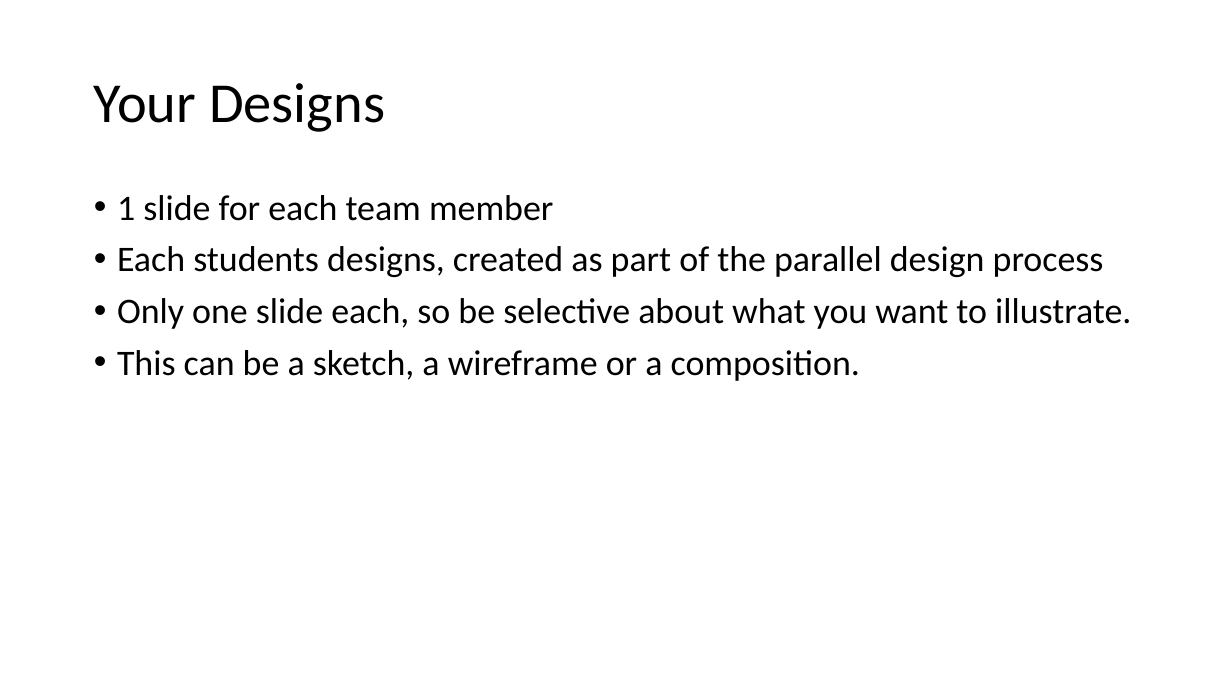
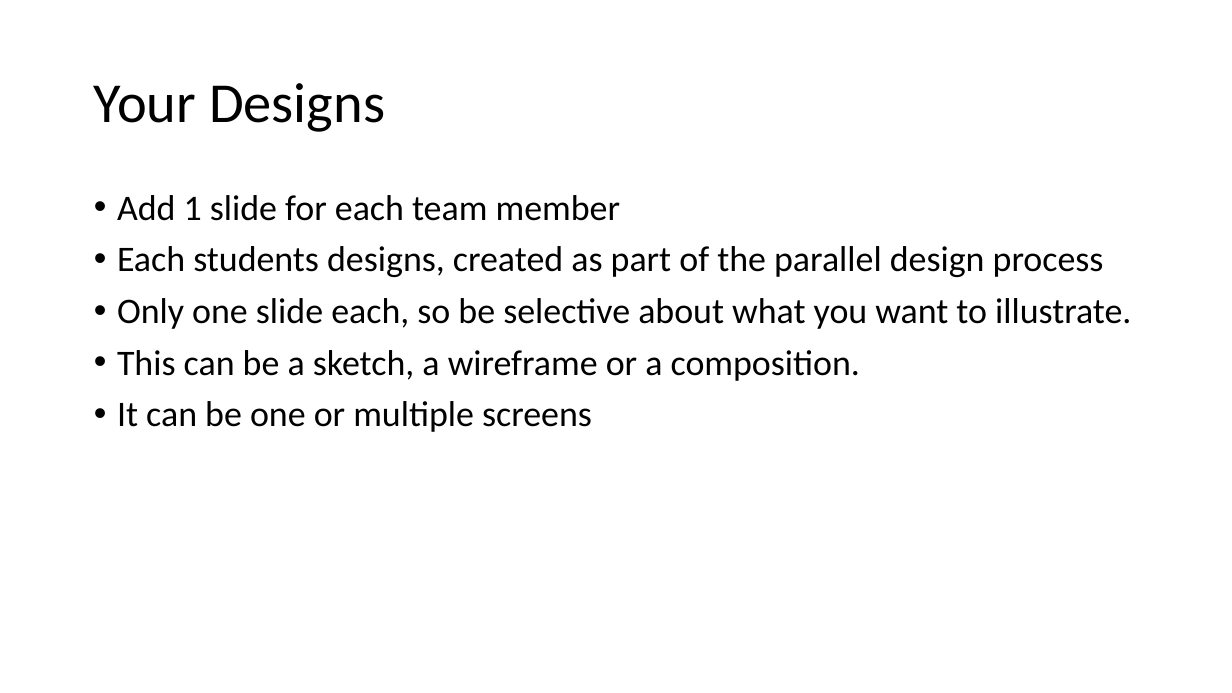
Before and after one commit to GeorgeGray97/level5-portfolio, a slide deck: slide 5 of templates/template_sp3_presentation.pptx. Drawn at 1232x693 pixels with LibreOffice and Linux fonts; fonts in the diff are those of the drawing. Boxes give left, top, right and bottom in pixels: in the first picture for what was removed or moved away, otherwise in the second. Text is boxed around its words. In the diff, an @@ line names an element or a change of style, - is before the commit and + after.

```diff
--- a/templates/template_sp3_presentation.pptx
+++ b/templates/template_sp3_presentation.pptx
@@ text at (117, 195, 620, 221): text changed @@
-• 1 slide for each team member
+• Add 1 slide for each team member
@@ text at (117, 401, 592, 432): paragraph added @@
+• It can be one or multiple screens
```
Also in this commit, not shown: 9 other files.
